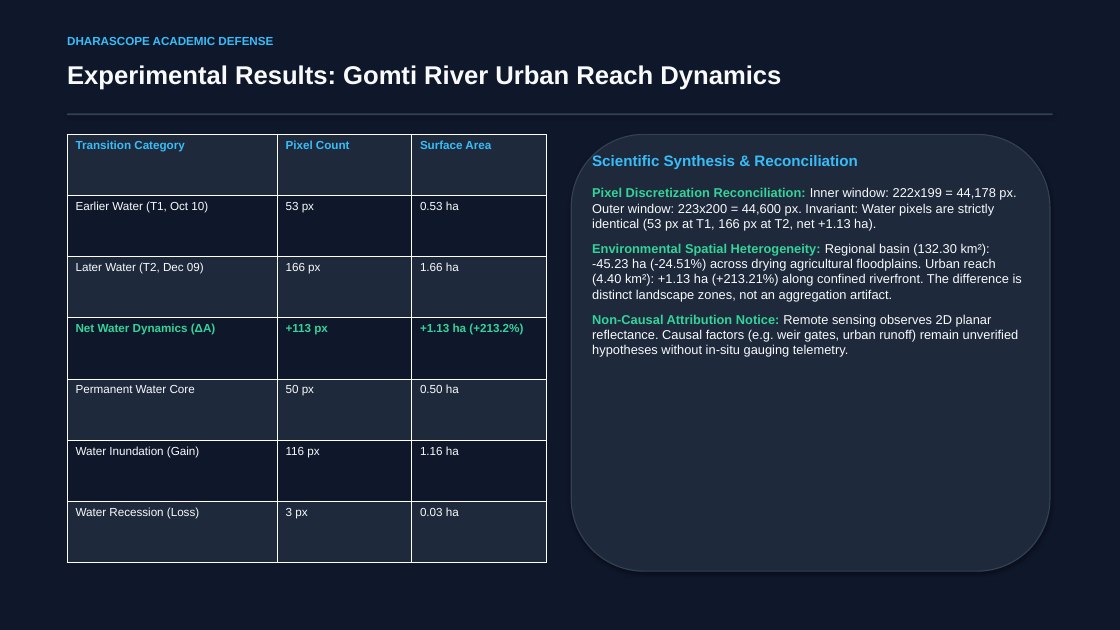
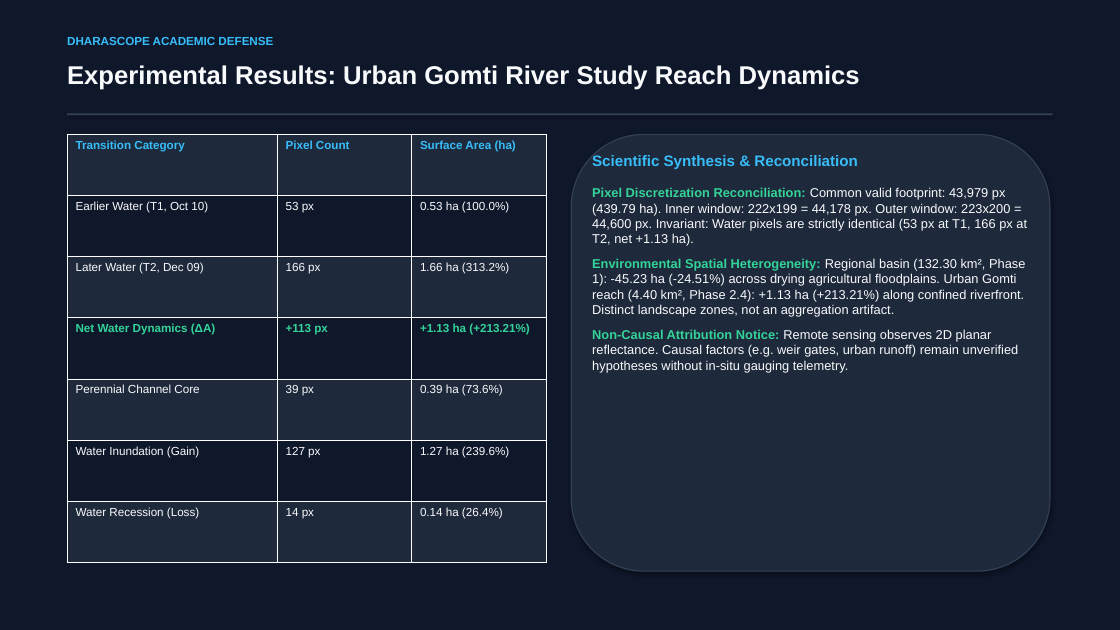
Before and after one commit to Akshat-2923/END_SEM_PROJECT_AKSHAT_3274, a slide deck: slide 11 of DharaScope_Final_Presentation.pptx. Drawn at 1120x630 pixels with LibreOffice and Linux fonts; fonts in the diff are those of the drawing. Boxes give left, top, right and bottom in pixels: in the first picture for what was removed or moved away, otherwise in the second. Text is boxed around its words. In the diff, an @@ line names an element or a change of style, - is before the commit and + after.

Commit message:
Phase 2.7.1: Correct final presentation scientific measurements

```diff
--- a/DharaScope_Final_Presentation.pptx
+++ b/DharaScope_Final_Presentation.pptx
@@ text at box(67, 65, 860, 90): text changed @@
-Experimental Results: Gomti River Urban Reach Dynamics
+Experimental Results: Urban Gomti River Study Reach Dynamics
@@ table at box(67, 134, 546, 563) @@
-row 1, column 3: Surface Area
+row 1, column 3: Surface Area (ha)
-row 2, column 3: 0.53 ha
+row 2, column 3: 0.53 ha (100.0%)
-row 3, column 3: 1.66 ha
+row 3, column 3: 1.66 ha (313.2%)
-row 4, column 3: +1.13 ha (+213.2%)
+row 4, column 3: +1.13 ha (+213.21%)
-row 5: Permanent Water Core | 50 px | 0.50 ha
+row 5: Perennial Channel Core | 39 px | 0.39 ha (73.6%)
-row 6, column 2: 116 px
+row 6, column 2: 127 px
-row 6, column 3: 1.16 ha
+row 6, column 3: 1.27 ha (239.6%)
-row 7, column 2: 3 px
+row 7, column 2: 14 px
-row 7, column 3: 0.03 ha
+row 7, column 3: 0.14 ha (26.4%)
@@ text at box(592, 187, 1027, 317): text changed @@
-Pixel Discretization Reconciliation: Inner window: 222x199 = 44,178 px. Outer window: 223x200 = 44,600 px. Invariant: Water pixels are strictly identical (53 px at T1, 166 px at T2, net +1.13 ha).
-Environmental Spatial Heterogeneity: Regional basin (132.30 km²): -45.23 ha (-24.51%) across drying agricultural floodplains. Urban reach (4.40 km²): +1.13 ha (+213.21%) along confined riverfront. The difference is distinct landscape zones, not an aggregation artifact.
+Pixel Discretization Reconciliation: Common valid footprint: 43,979 px (439.79 ha). Inner window: 222x199 = 44,178 px. Outer window: 223x200 = 44,600 px. Invariant: Water pixels are strictly identical (53 px at T1, 166 px at T2, net +1.13 ha).
+Environmental Spatial Heterogeneity: Regional basin (132.30 km², Phase 1): -45.23 ha (-24.51%) across drying agricultural floodplains. Urban Gomti reach (4.40 km², Phase 2.4): +1.13 ha (+213.21%) along confined riverfront. Distinct landscape zones, not an aggregation artifact.
```
Also in this commit, not shown: 4 other slides changed, 9 other files.
